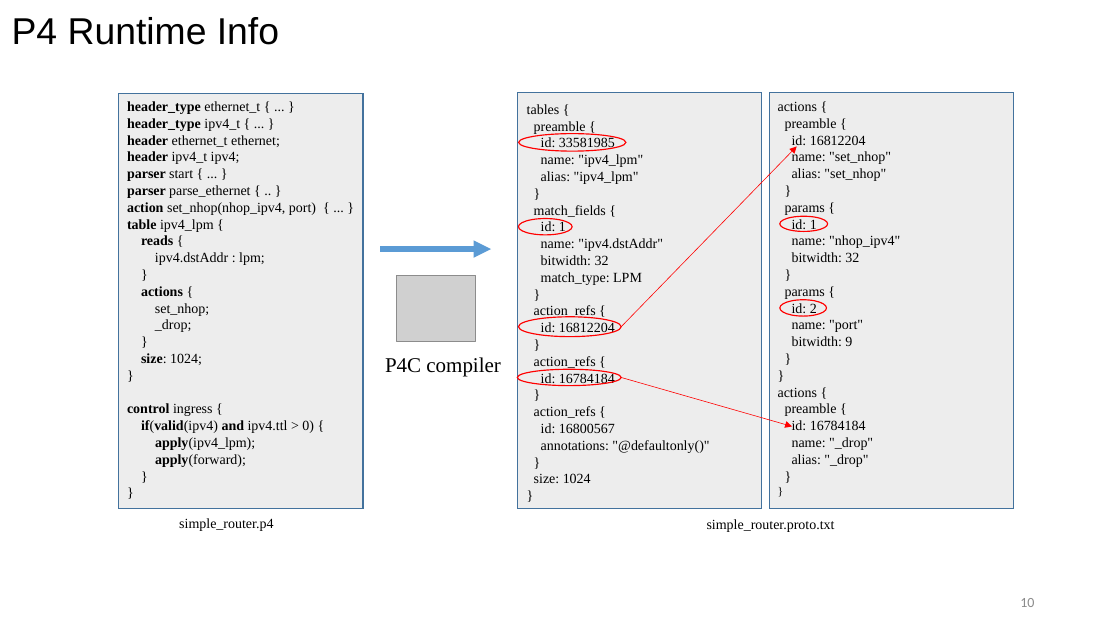
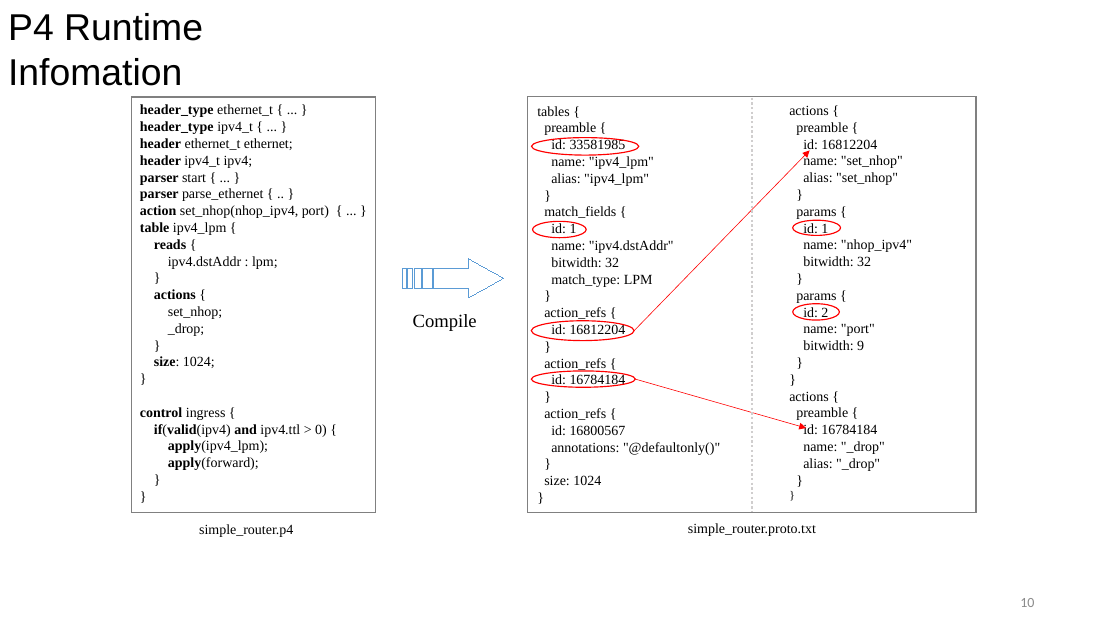
Before and after one commit to dingrui37/resources, a slide deck: slide 10 of ODL+P4 GNTC.pptx. Drawn at 1120x630 pixels with LibreOffice and Linux fonts; fonts in the diff are those of the drawing; grey boxes stand for pictures; background and template pictures are left out. Boxes give left, top, right and bottom in pixels: in the first picture for what was removed or moved away, otherwise in the second. Text is boxed around its words. In the diff, an @@ line names an element or a change of style, - is before the commit and + after.

```diff
--- a/ODL+P4 GNTC.pptx
+++ b/ODL+P4 GNTC.pptx
@@ text at (8,13,203,86): text changed @@
-P4 Runtime Info
+P4 Runtime Infomation
@@ 5 ellipses, 1 text, 1 rectangle: place and size @@
-5 ellipses, 1 text, 1 rectangle at (118,93,828,509)
+5 ellipses, 1 text, 1 rectangle at (132,97,841,513)
@@ rectangle at (132,97,376,513): fill #EDEDED to none; outline #43739E 1 pt to #808080 1 pt @@
@@ rectangle at (528,97,976,513): fill #EDEDED to none; outline #43739E 1 pt to #808080 1 pt @@
@@ rectangle: place and size @@
-rectangle at (518,92,762,508)
+rectangle at (528,97,976,513)
@@ text "tables {": place and size @@
-text "tables {" at (527,104,709,483)
+text "tables {" at (537,106,720,485)
@@ line added from (752, 97) to (752, 511), #D0CECE 2 pt dashed @@
@@ rectangle removed at (770,92,1014,508) @@
@@ text "actions {": place and size @@
-text "actions {" at (778,102,900,467)
+text "actions {" at (789,106,912,471)
@@ arrow moved from (622, 327) - (797, 146) to (634, 331) - (810, 150) @@
@@ arrow removed from (381, 250) to (492, 250) @@
@@ freeform shape added at (402,258,504,297), outline #5B9BD5 0.75 pt @@
@@ picture removed at (397,276,476,342) @@
@@ text added at (413,314,477,331), 16 pt, text #000000 @@
+Compile
@@ text removed at (385,357,501,377) @@
-P4C compiler
@@ ellipse: place and size @@
-ellipse at (518,370,622,386)
+ellipse at (532,371,636,387)
@@ arrow moved from (622, 377) - (792, 427) to (635, 379) - (807, 429) @@
@@ text "simple_router.p4": place and size @@
-text "simple_router.p4" at (179,518,273,531)
+text "simple_router.p4" at (199,524,293,537)
@@ text "simple_router.proto.txt": place and size @@
-text "simple_router.proto.txt" at (707,519,835,532)
+text "simple_router.proto.txt" at (688,523,816,536)
```
Also in this commit, not shown: 9 other slides changed, 12 slides added, 1 slide removed.
